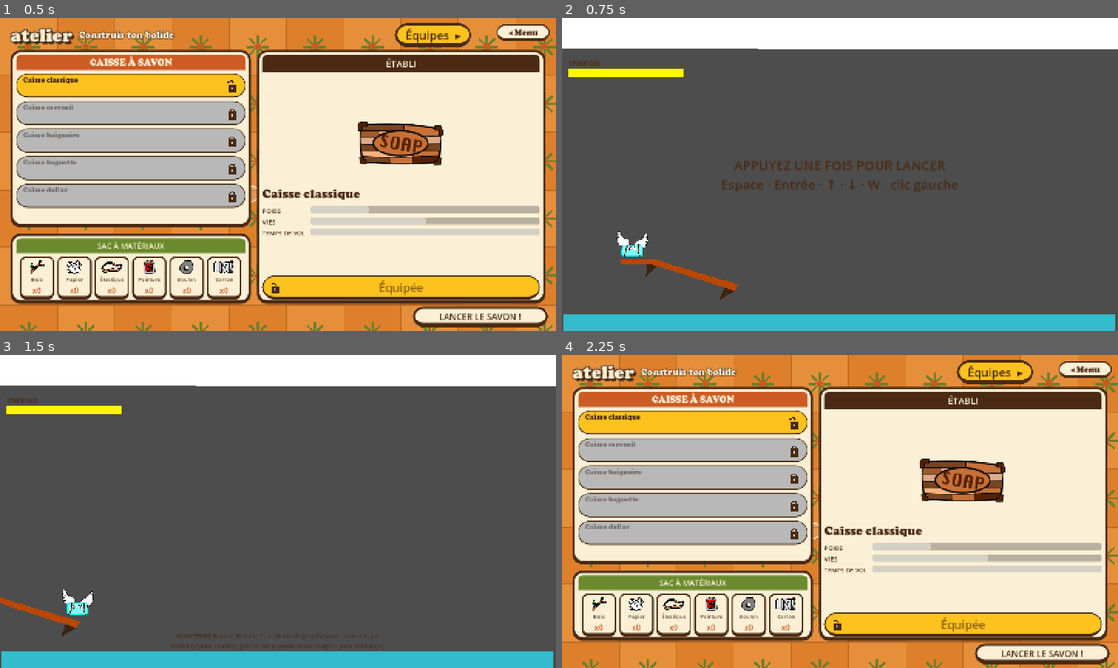
Above: before the commit, frames 1-4 (two rows, left to right).
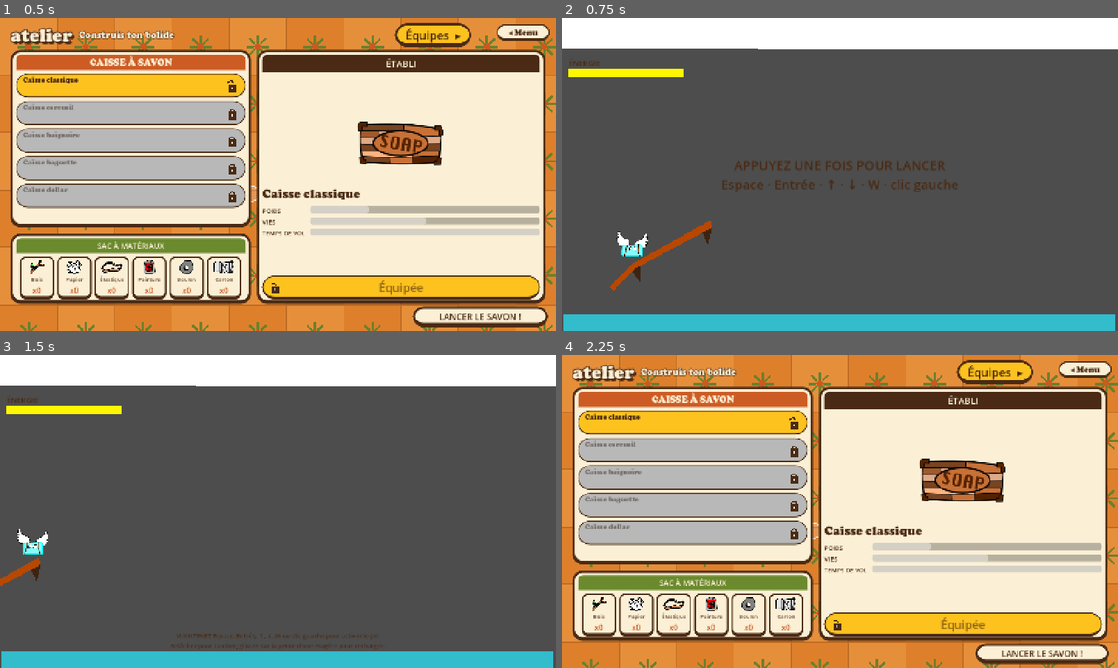
Above: after the commit, the same moments.

Repository: atostivint/LesAilesEtLaCaisse
Game: Godot game, scene res://scenes/atelier.tscn
Same seed, same stepped clock (60 frames per second), same inputs: the game is played once before the commit and once after it. Sound files missing from this copy of the repository are replaced by a short silence.
Inputs (mouse positions are in pixels of both pictures, inside the frame that each line leads up to):
- Up to frame 1 (0.5 s): no input
- Up to frame 2 (0.75 s): click "LANCER LE SAVON !" at 0.5 s
- Up to frame 3 (1.5 s): tap Enter at 1.25 s; move the mouse to (400, 495) at 1.27 s; hold Space (thrust) from 1.28 s (still down); click (400, 495) at 1.42 s
- Up to frame 4 (2.25 s): move the mouse to (728, 527) at 2.02 s; release Space (thrust) at 2.03 s

Frame 1 is identical in both runs. In frame 2, 0.9% of the frame differs, in the area x 8-32%, y 64-90%; in frame 3, 1.1%, in the area x 0-17%, y 55-90%; in frame 4, 0.4%.

Commit message:
Spare traps spawners

Diff:
--- a/scenes/level.gd
+++ b/scenes/level.gd
@@ -15,8 +15,8 @@
 
 @export var trap_timer_init: float = 0.5
 
-@export_range(0, 12) var min_traps_per_spawn := 2
-@export_range(0, 12) var max_traps_per_spawn := 5
+@export_range(0, 12) var min_traps_per_spawn := 0
+@export_range(0, 12) var max_traps_per_spawn := 4
 
 @export_range(0, 1, 0.1) var bonus_spawn_proba = 0.5
 
--- a/scenes/level.tscn
+++ b/scenes/level.tscn
@@ -19,7 +19,8 @@
 position = Vector2(187, 608)
 
 [node name="Shelf" parent="." unique_id=1178975091 instance=ExtResource("3_w8frs")]
-position = Vector2(155, 630)
+position = Vector2(127.00003, 705)
+rotation = -0.8005434
 
 [node name="Camera2D" type="Camera2D" parent="." unique_id=1352944768]
 position = Vector2(731, 409)
@@ -43,7 +44,7 @@
 theme_override_styles/fill = SubResource("StyleBoxFlat_w8frs")
 show_percentage = false
 
-[node name="StartPrompt" type="Label" parent="HUD"]
+[node name="StartPrompt" type="Label" parent="HUD" unique_id=939693108]
 unique_name_in_owner = true
 anchors_preset = 8
 anchor_left = 0.5
@@ -57,14 +58,15 @@
 grow_horizontal = 2
 grow_vertical = 2
 theme_override_font_sizes/font_size = 34
-text = "APPUYEZ UNE FOIS POUR LANCER\nEspace · Entrée · ↑ · ↓ · W · clic gauche"
+text = "APPUYEZ UNE FOIS POUR LANCER
+Espace · Entrée · ↑ · ↓ · W · clic gauche"
 horizontal_alignment = 1
 vertical_alignment = 1
 
-[node name="FlightInstructions" type="Label" parent="HUD"]
+[node name="FlightInstructions" type="Label" parent="HUD" unique_id=182082142]
 unique_name_in_owner = true
 visible = false
-anchors_preset = 10
+anchors_preset = 12
 anchor_top = 1.0
 anchor_right = 1.0
 anchor_bottom = 1.0
@@ -73,9 +75,10 @@
 offset_right = -60.0
 offset_bottom = -24.0
 grow_horizontal = 2
+text = "MAINTENEZ Espace, Entrée, ↑, ↓, W ou clic gauche pour activer le jet.
+Relâchez pour tomber; glissez sur la pente d'une étagère pour recharger."
 horizontal_alignment = 1
 vertical_alignment = 1
-text = "MAINTENEZ Espace, Entrée, ↑, ↓, W ou clic gauche pour activer le jet.\nRelâchez pour tomber; glissez sur la pente d'une étagère pour recharger."
 
 [node name="TrapsSpawnerGroup" type="Polygon2D" parent="." unique_id=1986952392]
 unique_name_in_owner = true
@@ -91,29 +94,17 @@
 [node name="TrapSpawner3" type="Node2D" parent="TrapsSpawnerGroup" unique_id=252292361]
 position = Vector2(2, 333)
 
-[node name="TrapSpawner6" type="Node2D" parent="TrapsSpawnerGroup" unique_id=1815037865]
-position = Vector2(0, 384)
-
 [node name="TrapSpawner7" type="Node2D" parent="TrapsSpawnerGroup" unique_id=1010639814]
 position = Vector2(-4, 445)
 
 [node name="TrapSpawner8" type="Node2D" parent="TrapsSpawnerGroup" unique_id=1543212575]
-position = Vector2(-2, 594)
-
-[node name="TrapSpawner9" type="Node2D" parent="TrapsSpawnerGroup" unique_id=1254787786]
-position = Vector2(0, 287)
+position = Vector2(0, 563)
 
 [node name="TrapSpawner10" type="Node2D" parent="TrapsSpawnerGroup" unique_id=66283042]
 position = Vector2(1, 222)
 
-[node name="TrapSpawner11" type="Node2D" parent="TrapsSpawnerGroup" unique_id=309613102]
-position = Vector2(5, 159)
-
 [node name="TrapSpawner12" type="Node2D" parent="TrapsSpawnerGroup" unique_id=167362076]
 position = Vector2(4, 101)
-
-[node name="TrapSpawner4" type="Node2D" parent="TrapsSpawnerGroup" unique_id=1439355161]
-position = Vector2(-1, 515)
 
 [node name="TrapSpawner5" type="Node2D" parent="TrapsSpawnerGroup" unique_id=27981436]
 position = Vector2(-1, 665)
--- a/scenes/soap.gd
+++ b/scenes/soap.gd
@@ -79,6 +79,9 @@
 
 func start_flight() -> void:
 	_flight_started = true
+
+	velocity = Vector2(2000, 2000)
+
 	_thrust_needs_release = true
 	wings_player.play("flap")
 	mouth_timer.start()
Not shown, changed: todo.md
